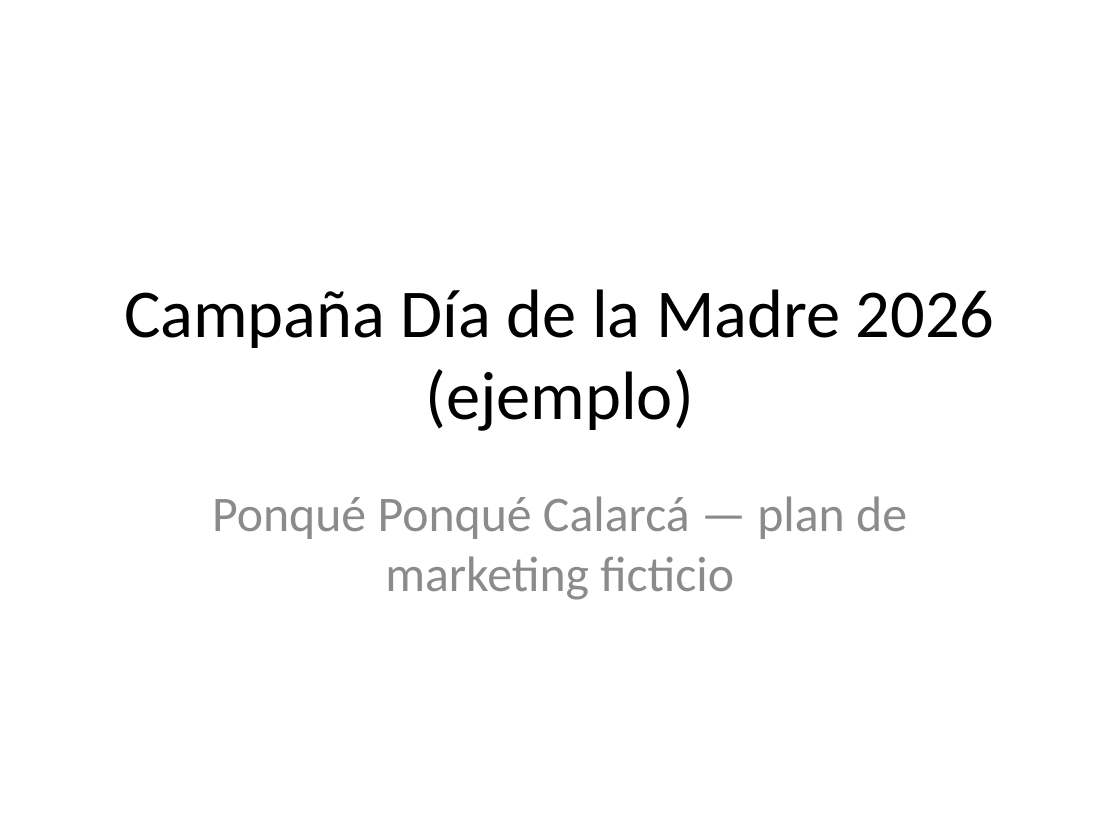
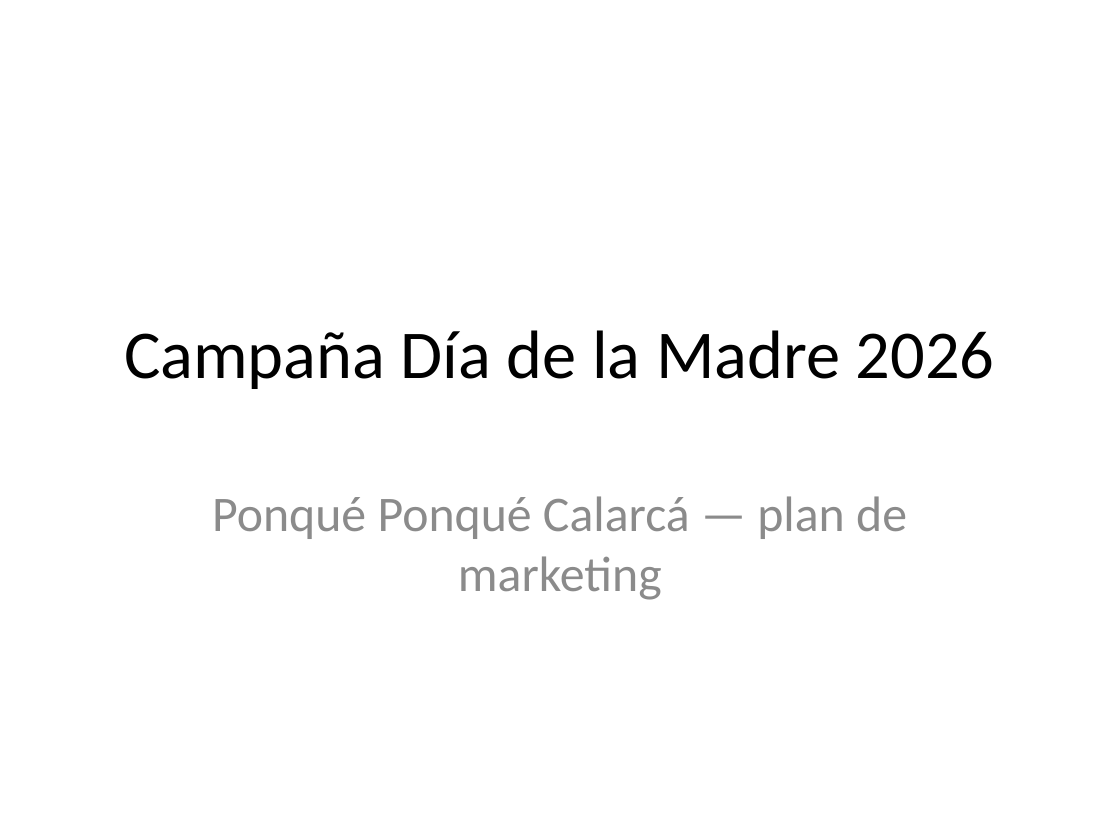
Before and after one commit to LinamariaMartinez/ponque-rag-challenge, a slide deck: slide 1 of documentos/marketing/plan-campana-dia-madre.pptx. Drawn at 1120x840 pixels with LibreOffice and Linux fonts; fonts in the diff are those of the drawing. Boxes give left, top, right and bottom in pixels: in the first picture for what was removed or moved away, otherwise in the second. Text is boxed around its words. In the diff, an @@ line names an element or a change of style, - is before the commit and + after.

```diff
--- a/documentos/marketing/plan-campana-dia-madre.pptx
+++ b/documentos/marketing/plan-campana-dia-madre.pptx
@@ title at [124,330,995,389]: text changed @@
-Campaña Día de la Madre 2026 (ejemplo)
+Campaña Día de la Madre 2026
@@ subtitle at [212,496,907,600]: text changed @@
-Ponqué Ponqué Calarcá — plan de marketing ficticio
+Ponqué Ponqué Calarcá — plan de marketing
```
Also in this commit, not shown: 2 other slides changed, 6 other files.
